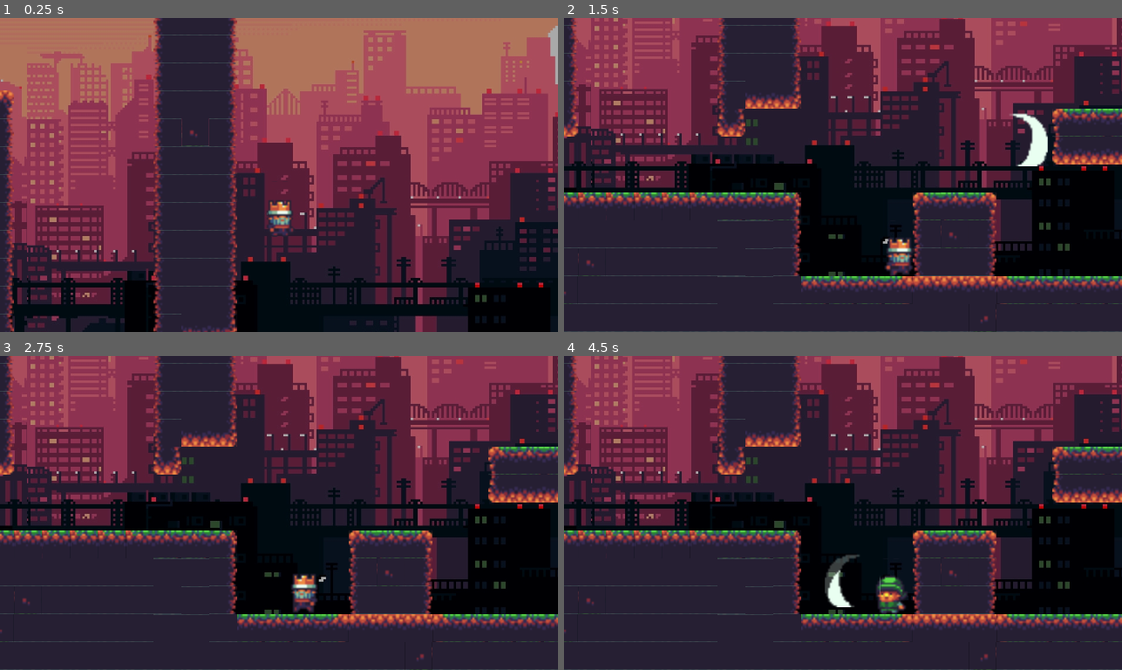
Above: before the commit, frames 1-4 (two rows, left to right).
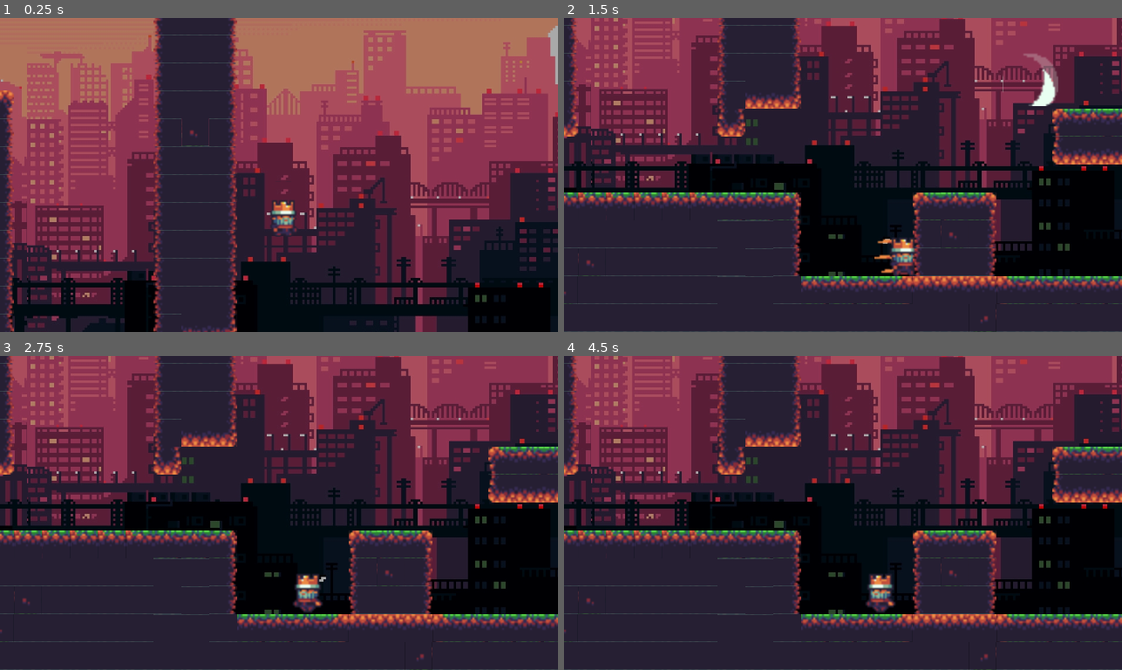
Above: after the commit, the same moments.

Repository: godot-pour-les-nuls/pixel-world
Game: Godot game, scene res://StageOne.tscn
Two runs of this game, one before a commit and one after it. Both use one fixed random seed, a clock stepped at 60 frames per second and the inputs below.
Inputs:
- Up to frame 1 (0.25 s): no input
- Up to frame 2 (1.5 s): tap Enter (ui_accept) at 0.5, 0.77, 1.07 s; hold Right (ui_right) from 0.53 s (still down); tap Tab (ui_focus_next) at 0.6 s; tap Shift (ui_shift, bound only after the commit) at 0.8, 1.35 s
- Up to frame 3 (2.75 s): tap Enter (ui_accept) at 1.52, 1.55, 1.82, 2.1 s; release Right (ui_right) at 2.03 s; hold Left (ui_left) from 2.03 s (still down); tap Tab (ui_focus_next) at 2.3 s
- Up to frame 4 (4.5 s): release Left (ui_left) at 2.78 s; hold Right (ui_right) 2.78-4.28 s; tap Tab (ui_focus_next) at 2.85, 4.35 s; tap Enter (ui_accept) at 3.02, 3.32, 3.77, 3.8, 4.07 s; tap Shift (ui_shift, bound only after the commit) at 3.05, 3.6 s; hold Left (ui_left) from 4.28 s (still down)

The runs differ from the first frame. In frame 1, 0.4% of the frame differs, in the area x 47-54%, y 58-70%; in frame 2, 1.5%, in the area x 55-89%, y 11-83%; in frame 3, 0.4%; in frame 4, 1.2%.

Commit message:
Add dash

Diff:
--- a/Player.gd
+++ b/Player.gd
@@ -1,26 +1,60 @@
 extends KinematicBody2D
 
-const SPEED = 60
+const RUNNING_SPEED = 60
+const DASH_SPEED = RUNNING_SPEED * 4
 const GRAVITY = 10
 const JUMP_POWER = -250
 const FLOOR = Vector2(0, -1);
 const FIREBALL = preload("res://Fireball.tscn")
 
+var speed = RUNNING_SPEED
 var velocity = Vector2()
-var on_ground = false
-var on_wall = false
+var is_on_ground = false
+var is_on_wall = false
 var is_attacking = false
+var is_running = false
+var is_dash_on_cooldown = false
+var is_dashing = false
+
+func get_sprite_direction():
+	if sign($Position2D.position.x) == -1:
+		return "left"
+	if sign($Position2D.position.x) == 1:
+		return "right"
 
 func run(direction):
-	if is_attacking == false || on_ground == false:
-			velocity.x = -SPEED if direction == "left" else SPEED
-			if is_attacking == false:
-				$AnimatedSprite.play("run")
-				$AnimatedSprite.flip_h = true if direction == "left" else false
-				if sign($Position2D.position.x) == -1 && direction == "right":
-					$Position2D.position.x *= -1
-				if sign($Position2D.position.x) == 1 && direction == "left":
-					$Position2D.position.x *= -1
+	if is_attacking == false || is_on_ground == false:
+		velocity.x = -speed if direction == "left" else speed
+		if is_attacking == false && is_dashing == false:
+			is_running = true
+			$AnimatedSprite.play("run")
+			$AnimatedSprite.flip_h = true if direction == "left" else false
+			if get_sprite_direction() == "left" && direction == "right":
+				$Position2D.position.x *= -1
+			if get_sprite_direction() == "right" && direction == "left":
+				$Position2D.position.x *= -1
+
+func attack():
+	if is_on_ground:
+		velocity.x = 0
+	is_attacking = true
+	$AnimatedSprite.play("attack")
+	var fireball = FIREBALL.instance()
+	var direction = sign($Position2D.position.x)
+	fireball.set_fireball_direction(direction)
+	get_parent().add_child(fireball)
+	fireball.position = $Position2D.global_position
+
+func idle():
+	velocity.x = 0
+	is_running = false
+	if is_on_ground && is_attacking == false:
+		$AnimatedSprite.play("idle")
+
+func jump():
+	if is_attacking == false && is_on_ground:
+		velocity.y = JUMP_POWER
+		is_on_ground = false
 
 func _physics_process(delta):
 	if Input.is_action_pressed("ui_right"):
@@ -28,44 +62,53 @@
 	elif Input.is_action_pressed("ui_left"):
 		run("left")
 	else:
-		velocity.x = 0
-		if on_ground && is_attacking == false:
-			$AnimatedSprite.play("idle")
+		idle()
 
 	if Input.is_action_pressed("ui_up"):
+		jump()
+
+	if Input.is_action_just_pressed("ui_accept"):
 		if is_attacking == false:
-			if on_ground:
-				velocity.y = JUMP_POWER
-				on_ground = false
+			attack()
 
-	if Input.is_action_just_pressed("ui_focus_next") && is_attacking == false:
-		if on_ground:
-			velocity.x = 0
-		is_attacking = true
-		$AnimatedSprite.play("attack")
-		var fireball = FIREBALL.instance()
-		var direction = sign($Position2D.position.x)
-		fireball.set_fireball_direction(direction)
-		get_parent().add_child(fireball)
-		fireball.position = $Position2D.global_position
+	if Input.is_action_just_pressed("ui_shift"):
+		if is_attacking == false && is_running == true:
+			if is_dash_on_cooldown == false:
+				dash()
 
+	update_player_status()
 	velocity.y += GRAVITY
+	velocity = move_and_slide(velocity, FLOOR)
 
+func update_player_status():
 	if is_on_floor():
-		if on_ground == false:
+		if is_on_ground == false:
 			is_attacking = false
-		on_ground = true
-		on_wall = false
+		is_on_ground = true
+		is_on_wall = false
 	else:
-		if is_attacking == false:
-			on_ground = false
+		if is_attacking == false && is_dashing == false:
+			is_on_ground = false
 			if velocity.y < 0:
 				$AnimatedSprite.play("jump")
-				on_wall = false
+				is_on_wall = false
 			else:
 				$AnimatedSprite.play("fall")
 
-	velocity = move_and_slide(velocity, FLOOR)
-
 func _on_AnimatedSprite_animation_finished():
 	is_attacking = false
+
+func dash():
+	is_dashing = true
+	speed = DASH_SPEED
+	$AnimatedSprite.play("dash")
+	is_dash_on_cooldown = true
+	$DashDuration.start()
+
+func _on_DashDuration_timeout():
+	speed = RUNNING_SPEED
+	is_dashing = false
+	$DashCooldown.start()
+
+func _on_DashCooldown_timeout():
+	is_dash_on_cooldown = false
--- a/Player.tscn
+++ b/Player.tscn
@@ -1,7 +1,8 @@
-[gd_scene load_steps=16 format=2]
+[gd_scene load_steps=17 format=2]
 
 [ext_resource path="res://sprites/characters.png" type="Texture" id=1]
 [ext_resource path="res://Player.gd" type="Script" id=2]
+[ext_resource path="res://sprites/dash.png" type="Texture" id=3]
 
 [sub_resource type="AtlasTexture" id=1]
 atlas = ExtResource( 1 )
@@ -9,43 +10,43 @@
 
 [sub_resource type="AtlasTexture" id=2]
 atlas = ExtResource( 1 )
-region = Rect2( 448, 32, 32, 32 )
+region = Rect2( 224, 32, 32, 32 )
 
 [sub_resource type="AtlasTexture" id=3]
 atlas = ExtResource( 1 )
-region = Rect2( 480, 32, 32, 32 )
+region = Rect2( 448, 32, 32, 32 )
 
 [sub_resource type="AtlasTexture" id=4]
 atlas = ExtResource( 1 )
-region = Rect2( 512, 32, 32, 32 )
+region = Rect2( 480, 32, 32, 32 )
 
 [sub_resource type="AtlasTexture" id=5]
 atlas = ExtResource( 1 )
-region = Rect2( 544, 32, 32, 32 )
+region = Rect2( 512, 32, 32, 32 )
 
 [sub_resource type="AtlasTexture" id=6]
 atlas = ExtResource( 1 )
-region = Rect2( 224, 32, 32, 32 )
+region = Rect2( 544, 32, 32, 32 )
 
 [sub_resource type="AtlasTexture" id=7]
 atlas = ExtResource( 1 )
-region = Rect2( 160, 32, 32, 32 )
+region = Rect2( 0, 64, 32, 32 )
 
 [sub_resource type="AtlasTexture" id=8]
 atlas = ExtResource( 1 )
-region = Rect2( 0, 64, 32, 32 )
+region = Rect2( 128, 64, 32, 32 )
 
 [sub_resource type="AtlasTexture" id=9]
 atlas = ExtResource( 1 )
-region = Rect2( 128, 64, 32, 32 )
+region = Rect2( 224, 64, 32, 32 )
 
 [sub_resource type="AtlasTexture" id=10]
 atlas = ExtResource( 1 )
-region = Rect2( 224, 64, 32, 32 )
+region = Rect2( 320, 64, 32, 32 )
 
 [sub_resource type="AtlasTexture" id=11]
 atlas = ExtResource( 1 )
-region = Rect2( 320, 64, 32, 32 )
+region = Rect2( 160, 32, 32, 32 )
 
 [sub_resource type="SpriteFrames" id=12]
 animations = [ {
@@ -54,38 +55,44 @@
 "name": "idle",
 "speed": 0.0
 }, {
-"frames": [ SubResource( 2 ), SubResource( 3 ), SubResource( 4 ), SubResource( 5 ) ],
+"frames": [ SubResource( 2 ) ],
+"loop": false,
+"name": "fall",
+"speed": 0.0
+}, {
+"frames": [ SubResource( 3 ), SubResource( 4 ), SubResource( 5 ), SubResource( 6 ) ],
 "loop": true,
 "name": "run",
 "speed": 10.0
 }, {
-"frames": [ SubResource( 6 ) ],
+"frames": [ SubResource( 7 ), SubResource( 8 ), SubResource( 9 ), SubResource( 10 ) ],
 "loop": false,
-"name": "fall",
-"speed": 0.0
+"name": "attack",
+"speed": 10.0
 }, {
-"frames": [ SubResource( 7 ) ],
+"frames": [ SubResource( 11 ) ],
 "loop": false,
 "name": "jump",
 "speed": 0.0
 }, {
-"frames": [ SubResource( 8 ), SubResource( 9 ), SubResource( 10 ), SubResource( 11 ) ],
-"loop": false,
-"name": "attack",
-"speed": 10.0
+"frames": [ ExtResource( 3 ) ],
+"loop": true,
+"name": "dash",
+"speed": 5.0
 } ]
 
 [sub_resource type="RectangleShape2D" id=13]
 extents = Vector2( 7.5, 11 )
 
 [node name="Player" type="KinematicBody2D"]
-position = Vector2( 24, 16 )
+position = Vector2( 24, 15.9375 )
 script = ExtResource( 2 )
 __meta__ = {
 "_edit_group_": true
 }
 
 [node name="AnimatedSprite" type="AnimatedSprite" parent="."]
+position = Vector2( 2, 0 )
 frames = SubResource( 12 )
 animation = "idle"
 playing = true
@@ -110,4 +117,14 @@
 smoothing_enabled = true
 smoothing_speed = 10.0
 editor_draw_limits = true
+
+[node name="DashDuration" type="Timer" parent="."]
+wait_time = 0.2
+one_shot = true
+
+[node name="DashCooldown" type="Timer" parent="."]
+wait_time = 2.0
+one_shot = true
 [connection signal="animation_finished" from="AnimatedSprite" to="." method="_on_AnimatedSprite_animation_finished"]
+[connection signal="timeout" from="DashDuration" to="." method="_on_DashDuration_timeout"]
+[connection signal="timeout" from="DashCooldown" to="." method="_on_DashCooldown_timeout"]
--- a/project.godot
+++ b/project.godot
@@ -28,6 +28,14 @@
 window/stretch/mode="2d"
 window/stretch/aspect="keep"
 
+[input]
+
+ui_shift={
+"deadzone": 0.5,
+"events": [ Object(InputEventKey,"resource_local_to_scene":false,"resource_name":"","device":0,"alt":false,"shift":false,"control":false,"meta":false,"command":false,"pressed":false,"scancode":16777237,"unicode":0,"echo":false,"script":null)
+ ]
+}
+
 [rendering]
 
 quality/2d/use_pixel_snap=true
Binary file added: sprites/dash.png
